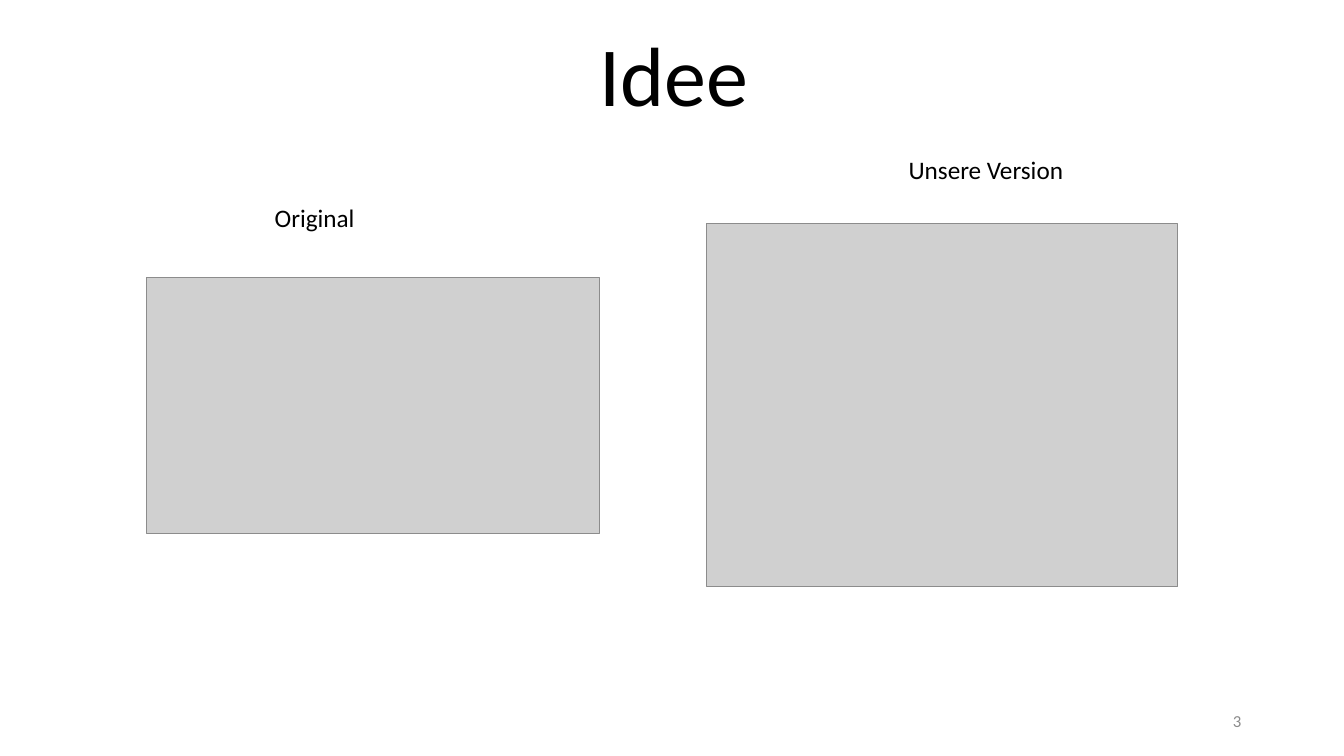
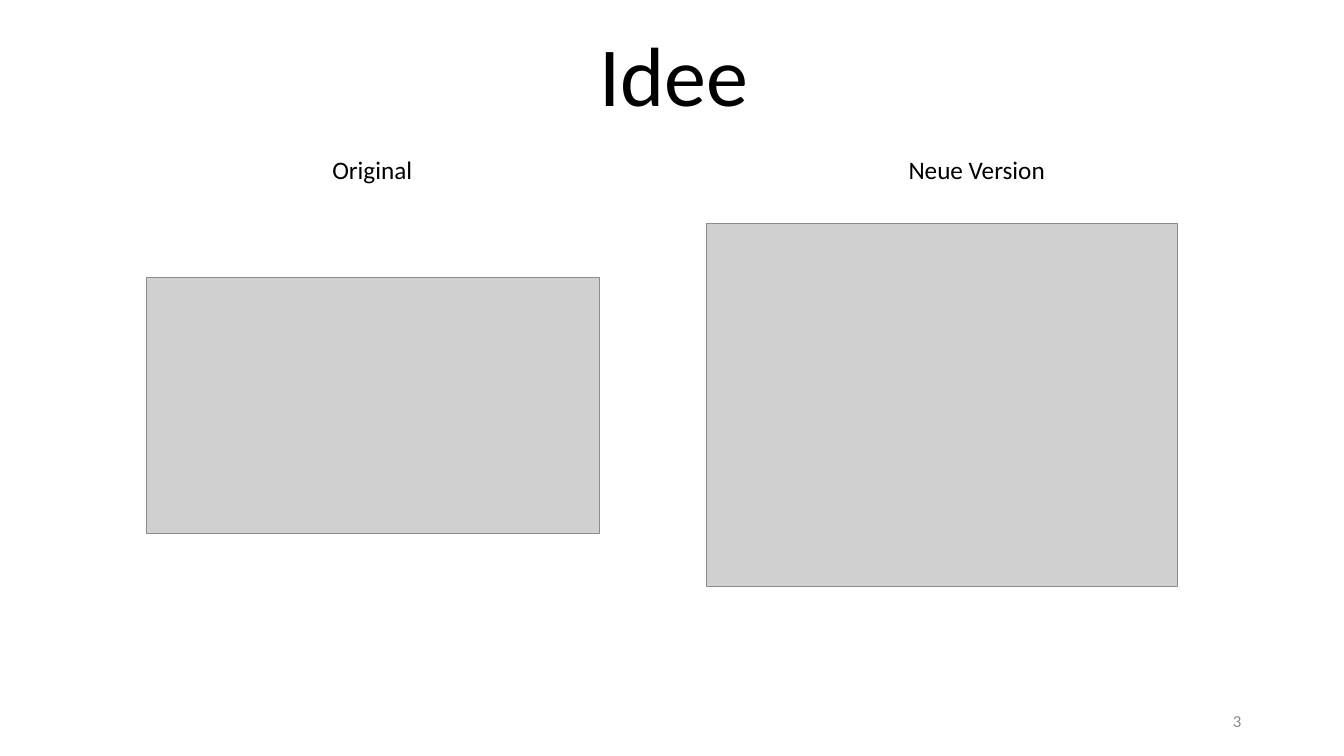
Before and after one commit to TobiasDrees/TrexSideScroller, a slide deck: slide 3 of Präsentation/Sidescroller.pptx. Drawn at 1344x756 pixels with LibreOffice and Linux fonts; fonts in the diff are those of the drawing; grey boxes stand for pictures; background and template pictures are left out. Boxes give left, top, right and bottom in pixels: in the first picture for what was removed or moved away, otherwise in the second. Text is boxed around its words. In the diff, an @@ line names an element or a change of style, - is before the commit and + after.

```diff
--- a/Präsentation/Sidescroller.pptx
+++ b/Präsentation/Sidescroller.pptx
@@ text "Original": place and size @@
-text "Original" at (275,209,355,232)
+text "Original" at (332,161,412,184)
@@ text at (909,161,1045,180): text changed @@
-Unsere Version
+Neue Version
```
Also in this commit, not shown: 2 other slides changed, 10 other files.
